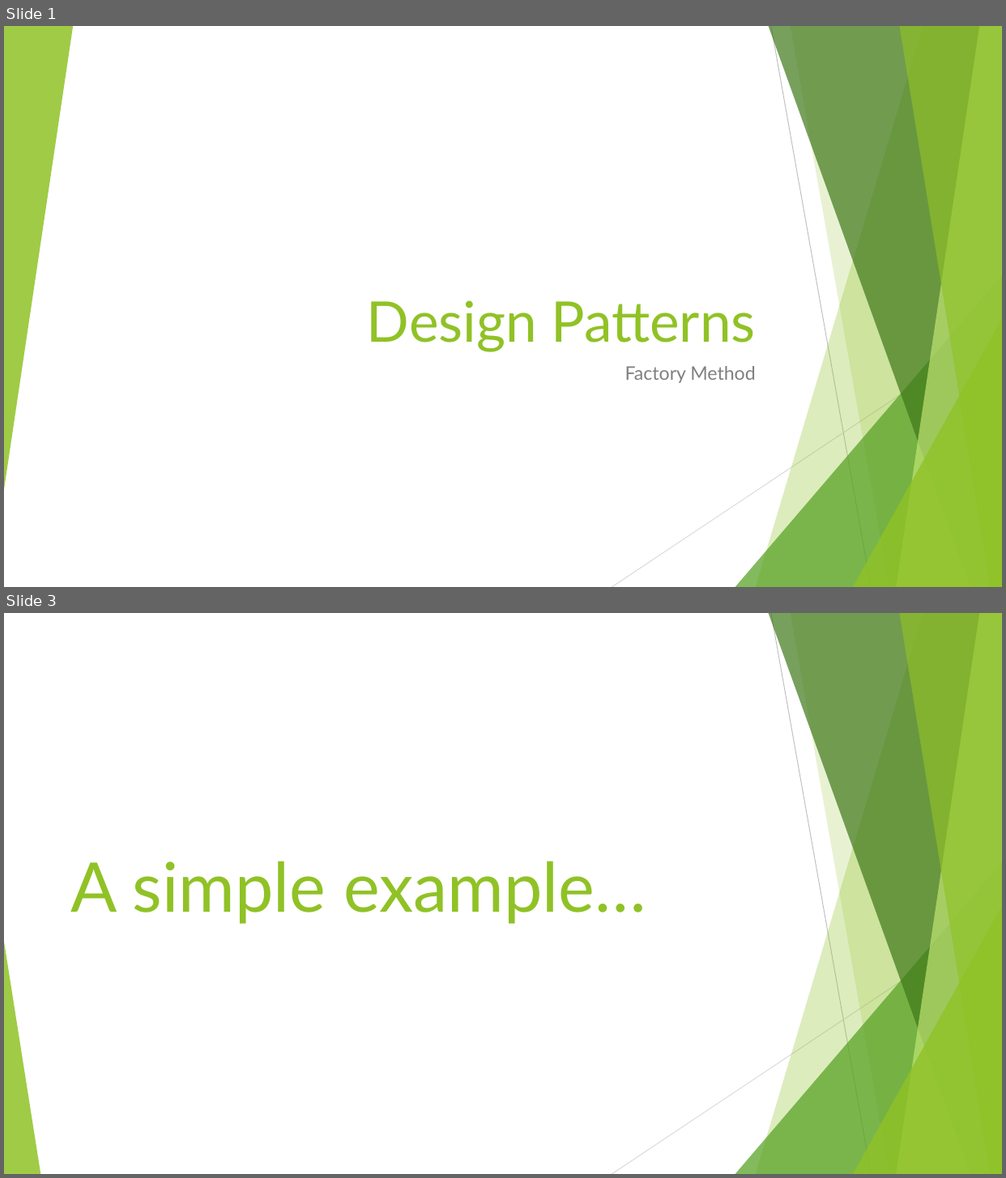
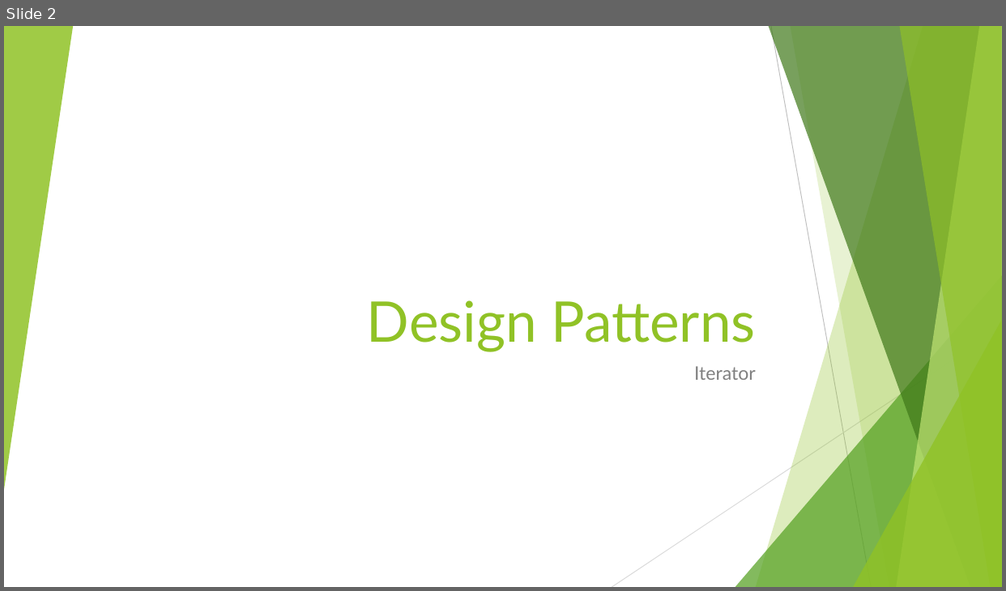
Before and after one commit to cmelende/Design-Patterns, a slide deck: Notes/Powerpoints/Iterator.pptx. Shown one above the other, each under a label of ours: slides 1 and 3 before the commit, slide 2 after it; the slides between them are not shown. The pictures are 1006x1178 and 1006x591 pixels, drawn with LibreOffice and Linux fonts; fonts in the diff are those of the drawing. Boxes give left, top, right and bottom in pixels: in the first picture for what was removed or moved away, otherwise in the second. Text is boxed around its words. In the diff, an @@ line names an element or a change of style, - is before the commit and + after.

```diff
--- a/Notes/Powerpoints/Iterator.pptx
+++ b/Notes/Powerpoints/Iterator.pptx
@@ slide 3 removed at (4, 613, 1002, 1174), background #FFFFFF; not listed: 9 template elements that a slide beside it also shows @@
@@ title removed at (71, 861, 646, 924) @@
-A simple example…
@@ triangle removed at (4, 942, 40, 1174) @@
@@ what was slide 1 is now slide 2 @@
@@ slide 2 changed as well @@
@@ subtitle at (694, 366, 756, 380): text changed @@
-Factory Method
+Iterator
```
Also in this commit, not shown: 2 other slides changed, 1 slide added, 3 other slides removed, 15 other files.
